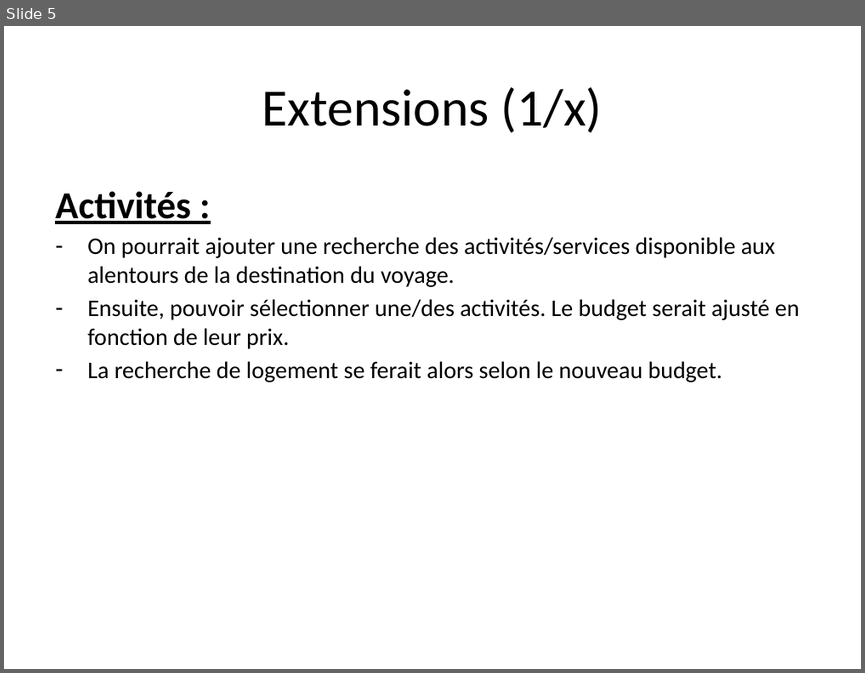
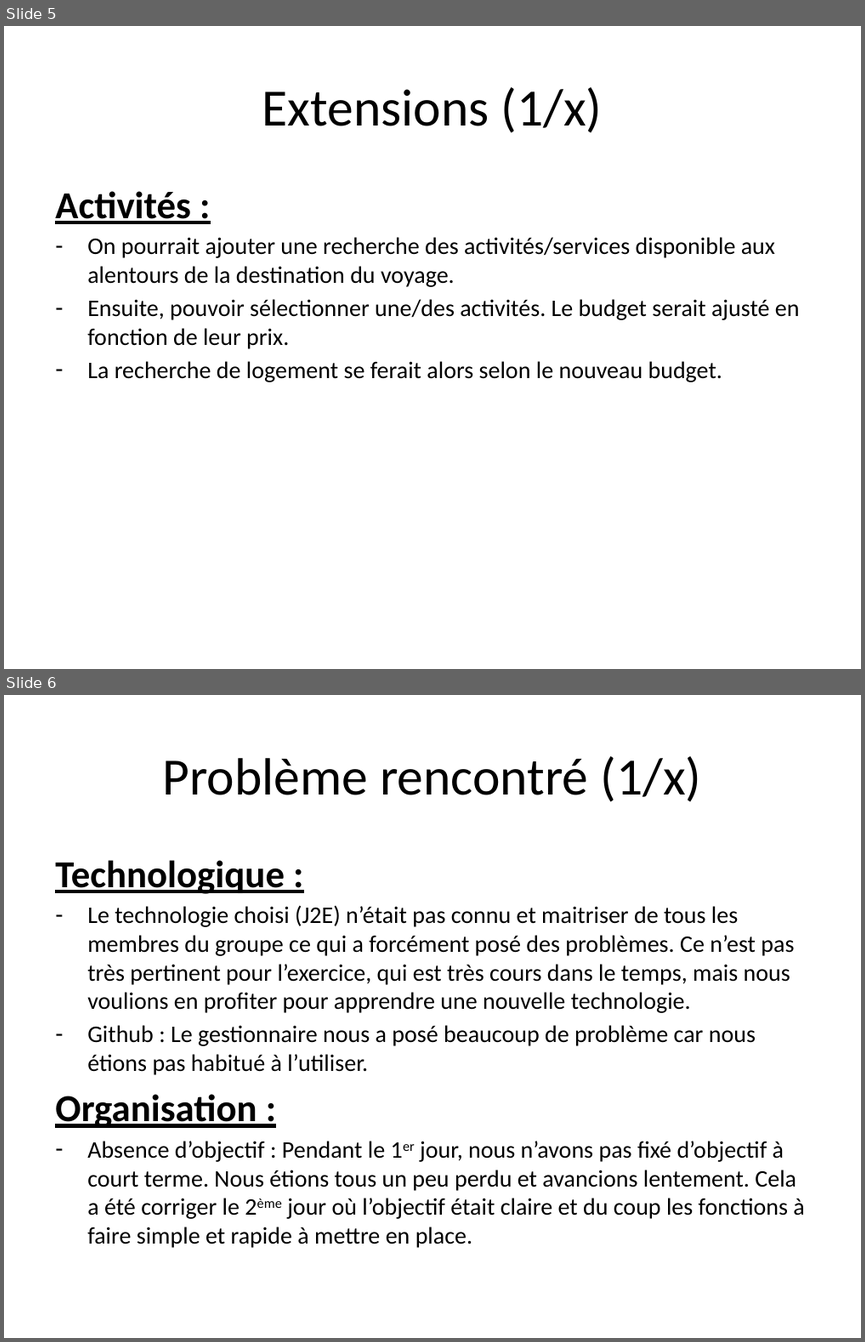
Before and after one commit to Hack-a-Trip/Hack-a-Trip, a slide deck: Hack-a-Trip/HACK-A-TRIP.pptx. Shown one above the other, each under a label of ours: slide 5 before the commit, slides 5 and 6 after it. The pictures are 865x673 and 865x1342 pixels, drawn with LibreOffice and Linux fonts; fonts in the diff are those of the drawing. Boxes give left, top, right and bottom in pixels: in the first picture for what was removed or moved away, otherwise in the second. Text is boxed around its words. In the diff, an @@ line names an element or a change of style, - is before the commit and + after.

Commit message:
ppt

```diff
--- a/Hack-a-Trip/HACK-A-TRIP.pptx
+++ b/Hack-a-Trip/HACK-A-TRIP.pptx
@@ slide 6 added at [4,695,861,1338], background #FFFFFF @@
@@ title added at [163,756,701,802], 44 pt, text #000000 @@
+Problème rencontré (1/x)
@@ text added at [55,860,804,1247], 20 pt, text #000000 @@
+Technologique :
+– Le technologie choisi (J2E) n’était pas connu et maitriser de tous les membres du groupe ce qui a forcément posé des problèmes. Ce n’est pas très pertinent pour l’exercice, qui est très cours dans le temps, mais nous voulions en profiter pour apprendre une nouvelle technologie.
+– Github : Le gestionnaire nous a posé beaucoup de problème car nous étions pas habitué à l’utiliser.
+Organisation :
+– Absence d’objectif : Pendant le 1er jour, nous n’avons pas fixé d’objectif à court terme. Nous étions tous un peu perdu et avancions lentement. Cela a été corriger le 2ème jour où l’objectif était claire et du coup les fonctions à faire simple et rapide à mettre en place.
```
